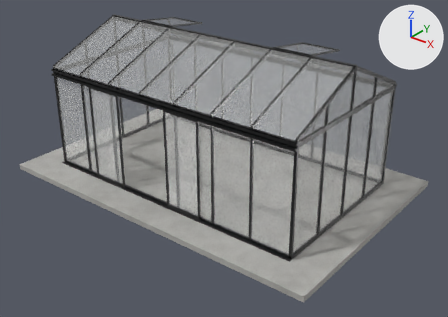
The glTF model models/scandiglas/sg-rect-10-2-17-6.glb, before and after one commit.
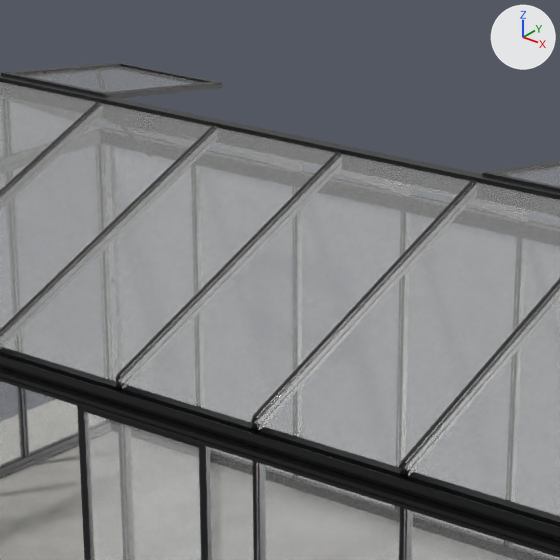
Each version is shown whole from a 50 mm lens placed at (6.77, -6.1, 5.48), pointed at (0.32, 1.95, 0.49), then close up on the part from 32% to 66% of the width and 0% to 48% of the height. Arrows for +X, +Y and +Z are at upper right; the lights stay in place. The older version's two pictures come first. Vertices at exactly the same position are counted once.

The older version as bpy lines, for what is in view:
```python
me_scandiglas = bpy.data.meshes.new('scandiglas')
me_scandiglas.from_pydata(...)  # 7126 vertices, 13509 faces; spans x -3.31..3.31, y 0.0..4.38, z -0.1..2.68
# faces by material slot: [60, 10833, 640, 1272, 704]
me_scandiglas.materials.append(mat_concrete)  # picture img_concrete
me_scandiglas.materials.append(mat_powder)
me_scandiglas.materials.append(mat_steel)  # light grey #ceced0
me_scandiglas.materials.append(mat_glass)  # white #fdfefd
me_scandiglas.materials.append(mat_glass_roof)  # white #f3f5f3
ob_scandiglas_rect_10_2_17_6 = bpy.data.objects.new('scandiglas-rect-10-2-17-6', me_scandiglas)
ob_scandiglas_rect_10_2_17_6.location = (0.0, 0.0, 0.0)
```
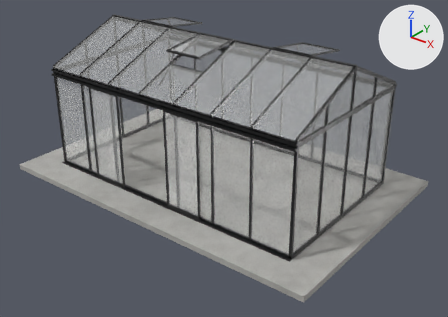
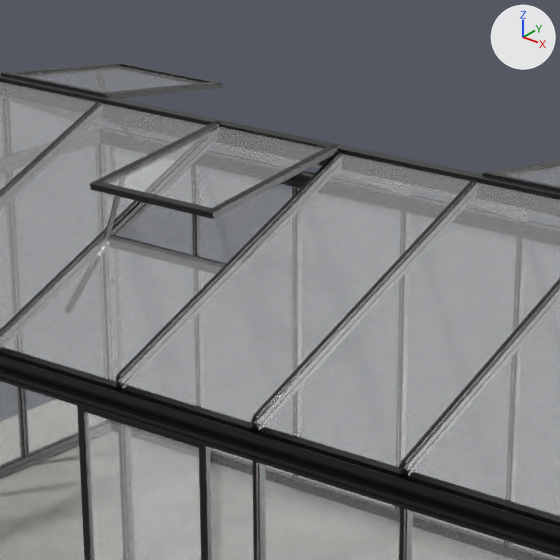
Scene script edits in JSON lines:
```json
{"block": "me_scandiglas", "where": "# used by ob_scandiglas_rect_10_2_17_6; location = (0.0, 0.0, 0.0)"}
{"op": "remove", "block": "me_scandiglas", "code": "me_scandiglas.from_pydata(...)  # 7126 vertices, 13509 faces; spans x -3.31..3.31, y 0.0..4.38, z -0.1..2.68"}
{"op": "add", "block": "me_scandiglas", "code": "me_scandiglas.from_pydata(...)  # 7734 vertices, 14683 faces; spans x -3.31..3.31, y 0.0..4.38, z -0.1..2.68"}
{"block": "me_scandiglas", "change": "me_scandiglas part 1: the loose piece of 48 vertices spanning x -1.89..-1.15, y 2.2..2.25, z 2.64..2.68 is copied, and the copy is moved by (1.52, -0.94, -0.11); it spans x -0.37..0.37, y 1.26..1.31, z 2.54..2.57"}
{"block": "me_scandiglas", "change": "me_scandiglas part 2: the loose piece of 48 vertices spanning x -1.89..-1.15, y 2.2..2.25, z 2.64..2.68 is copied, and the copy is moved by (1.52, -0.07, 0.0); it spans x -0.37..0.37, y 2.13..2.17, z 2.64..2.68"}
{"block": "me_scandiglas", "change": "me_scandiglas part 3: the loose piece of 24 vertices spanning x -0.39..-0.37, y 0.61..2.15, z 1.99..2.65 is copied, and the copy is scaled about its middle by (0, 0.0898, 0.458), then moved by (0.03, 0.01, 0.09); it spans x -0.36..-0.35, y 1.31..1.47, z 2.26..2.56"}
{"block": "me_scandiglas", "change": "me_scandiglas part 4: the loose piece of 24 vertices spanning x -0.39..-0.37, y 0.61..2.15, z 1.99..2.65 is copied, and the copy is scaled about its middle by (0, 0.1, 0.5), then moved by (0.03, 0.01, 0.07); it spans x -0.36..-0.35, y 1.31..1.48, z 2.22..2.56"}
{"block": "me_scandiglas", "change": "me_scandiglas part 5: the loose piece of 24 vertices spanning x -0.37..0.37, y 0.59..2.16, z 1.98..2.65 is copied, and the copy is scaled about its middle by (0.902, 0.529, 0.153), then moved by (0.0, 0.34, 0.3); it spans x -0.33..0.33, y 1.31..2.13, z 2.55..2.66"}
{"block": "me_scandiglas", "change": "me_scandiglas part 6: a new loose piece of 24 vertices spanning x -0.37..0.37, y 1.34..1.39, z 2.25..2.31, in mat_powder"}
{"block": "me_scandiglas", "change": "me_scandiglas part 7: 14 vertices moved from x -0.37..0.37, y 2.15..2.16, z 2.64..2.65 to x -0.37..0.37, y 1.35..2.15, z 2.3..2.65; 4 vertices removed from x -0.37..0.37, y 2.16, z 2.64; 100 vertices added at x -0.37..0.37, y 1.28..2.15, z 2.3..2.68"}
{"block": "me_scandiglas", "change": "other edits to the shape of me_scandiglas do not show in these pictures"}
```

Changed parts and their boxes [x1, y1, x2, y2] in the close-ups (560 x 560 px):
```json
{"part": 1, "of": "me_scandiglas", "change": "added", "after": [90, 181, 219, 219]}
{"part": 2, "of": "me_scandiglas", "change": "added", "after": [216, 120, 340, 153]}
{"part": 3, "of": "me_scandiglas", "change": "added", "after": [104, 196, 118, 238], "on screen": "mostly hidden"}
{"part": 4, "of": "me_scandiglas", "change": "added", "after": [108, 196, 120, 235], "on screen": "mostly hidden"}
{"part": 5, "of": "me_scandiglas", "change": "added", "after": [107, 127, 324, 208]}
{"part": 6, "of": "me_scandiglas", "change": "added", "after": [109, 234, 226, 265], "on screen": "mostly hidden"}
{"part": 7, "of": "me_scandiglas", "change": "reshaped", "before": [0, 125, 340, 381], "after": [0, 122, 340, 381]}
```
